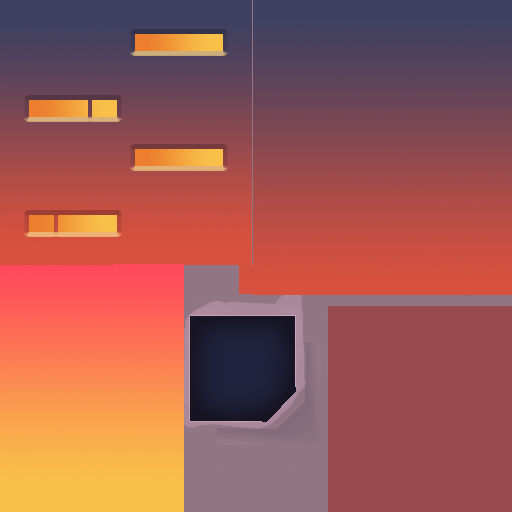
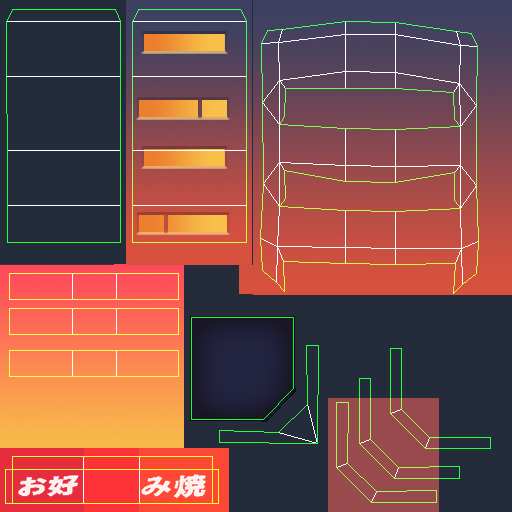
Layers edited between the first and the second w=512, h=512 image:
showed group "03" (14 layers) over [0, 0, 512, 512]
showed "Calque 14" over [0, 0, 512, 512]
added layer "Calque 25" (screen) in group "03" over [9, 468, 215, 508]
painted on "Calque 13 copie 3" (1st of 2, in "03") over [29, 34, 227, 232]
painted on "Calque 12" (1st of 2, in "03") over [328, 306, 512, 512]
added layer "Calque 9 copie" in group "03" over [126, 0, 479, 295]
added layer "Calque 18" (45%) in group "03" over [0, 448, 229, 512]
added layer "Calque 19" in group "03" over [0, 264, 184, 485]
painted on "Calque 8" (1st of 2, in "03") over [0, 264, 184, 512]
hid group "02" (8 layers), moved it above "Calque 2 copie" over [0, 0, 512, 512]
showed "Calque 2 copie", painted on it over [0, 0, 512, 512]
hid group "01" (10 layers) over [0, 0, 512, 512]
